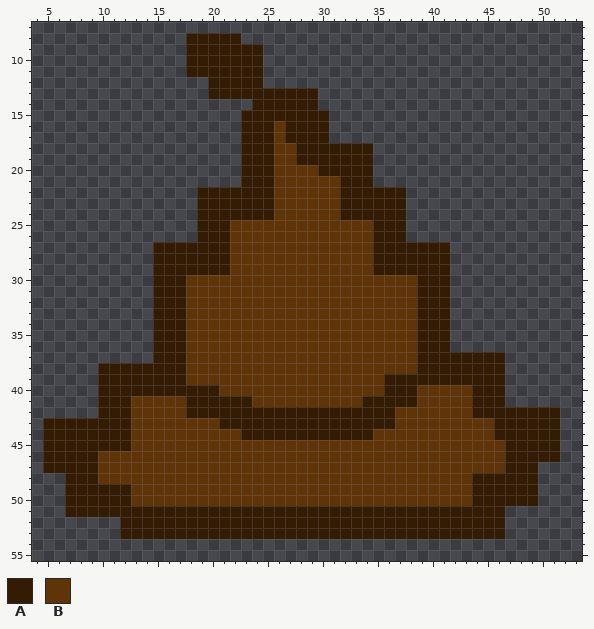
Pixel-art sprite -- sprites/spr_poop/e292b222-0a6a-441f-91bd-58ecd60951fa.png. The picture above is the old version.
The file is 64x64 pixels. Shown: x 4..53, y 7..55.
Palette (. is transparent): A #331b04  B #603409
Pixels before, first column x 5:
 8 .............AAAAA.............................
 9 .............AAAAAAA...........................
10 .............AAAAAAA...........................
11 .............AAAAAAA...........................
12 ...............AAAAA...........................
13 ...............AAAAAAAAAA......................
14 ...................AAAAAA......................
15 ..................AAAAAAAA.....................
16 ..................AAABAAAA.....................
17 ..................AAABAAAA.....................
18 ..................AAABBAAAAAAA.................
19 ..................AAABBAAAAAAA.................
20 ..................AAABBBBAAAAA.................
21 ..................AAABBBBBBAAA.................
22 ..............AAAAAAABBBBBBAAAAAA..............
23 ..............AAAAAAABBBBBBAAAAAA..............
24 ..............AAAAAAABBBBBBAAAAAA..............
25 ..............AAABBBBBBBBBBBBBAAA..............
26 ..............AAABBBBBBBBBBBBBAAA..............
27 ..........AAAAAAABBBBBBBBBBBBBAAAAAAA..........
28 ..........AAAAAAABBBBBBBBBBBBBAAAAAAA..........
29 ..........AAAAAAABBBBBBBBBBBBBAAAAAAA..........
30 ..........AAABBBBBBBBBBBBBBBBBBBBBAAA..........
31 ..........AAABBBBBBBBBBBBBBBBBBBBBAAA..........
32 ..........AAABBBBBBBBBBBBBBBBBBBBBAAA..........
33 ..........AAABBBBBBBBBBBBBBBBBBBBBAAA..........
34 ..........AAABBBBBBBBBBBBBBBBBBBBBAAA..........
35 ..........AAABBBBBBBBBBBBBBBBBBBBBAAA..........
36 ..........AAABBBBBBBBBBBBBBBBBBBBBAAA..........
37 ..........AAABBBBBBBBBBBBBBBBBBBBBAAAAAAAA.....
38 .....AAAAAAAABBBBBBBBBBBBBBBBBBBBBAAAAAAAA.....
39 .....AAAAAAAABBBBBBBBBBBBBBBBBBAAAAAAAAAAA.....
40 .....AAAAAAAAAAABBBBBBBBBBBBBBBAAABBBBBAAA.....
41 .....AAABBBBBAAAAAABBBBBBBBBBAAAAABBBBBAAA.....
42 .....AAABBBBBAAAAAAAAAAAAAAAAAAABBBBBBBAAAAAAAA
43 AAAAAAAABBBBBBBBAAAAAAAAAAAAAAAABBBBBBBBBAAAAAA
44 AAAAAAAABBBBBBBBBBAAAAAAAAAAAABBBBBBBBBBBAAAAAA
45 AAAAAAAABBBBBBBBBBBBBBBBBBBBBBBBBBBBBBBBBBAAAAA
46 AAAAABBBBBBBBBBBBBBBBBBBBBBBBBBBBBBBBBBBBBAAAAA
47 AAAAABBBBBBBBBBBBBBBBBBBBBBBBBBBBBBBBBBBBBAAA..
48 ..AAABBBBBBBBBBBBBBBBBBBBBBBBBBBBBBBBBBAAAAAA..
49 ..AAAAAABBBBBBBBBBBBBBBBBBBBBBBBBBBBBBBAAAAAA..
50 ..AAAAAABBBBBBBBBBBBBBBBBBBBBBBBBBBBBBBAAAAAA..
51 ..AAAAAAAAAAAAAAAAAAAAAAAAAAAAAAAAAAAAAAAA.....
52 .......AAAAAAAAAAAAAAAAAAAAAAAAAAAAAAAAAAA.....
53 .......AAAAAAAAAAAAAAAAAAAAAAAAAAAAAAAAAAA.....
The same view after the edit:
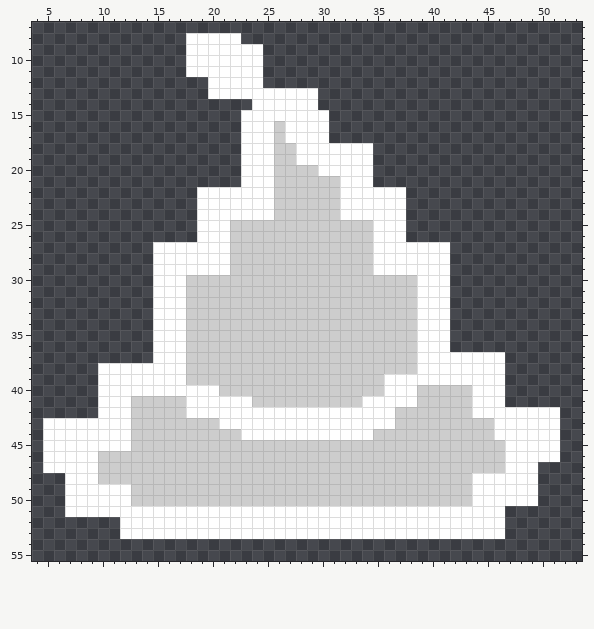
Diff:
colour A: #331b04 -> #ffffff
colour B: #603409 -> #cdcdcd
Pixel boxes of the changes (left, top, right, bottom) in both pictures:
changed: (43, 33, 560, 539)
